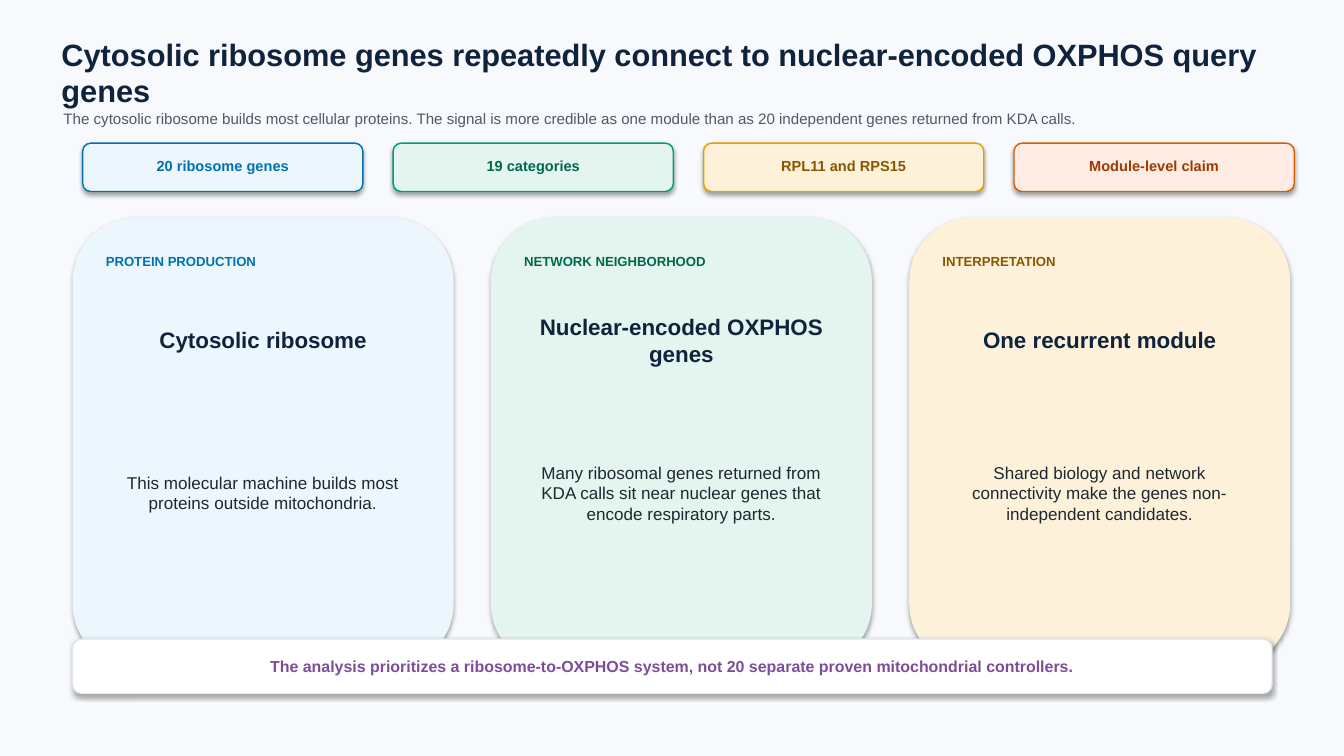
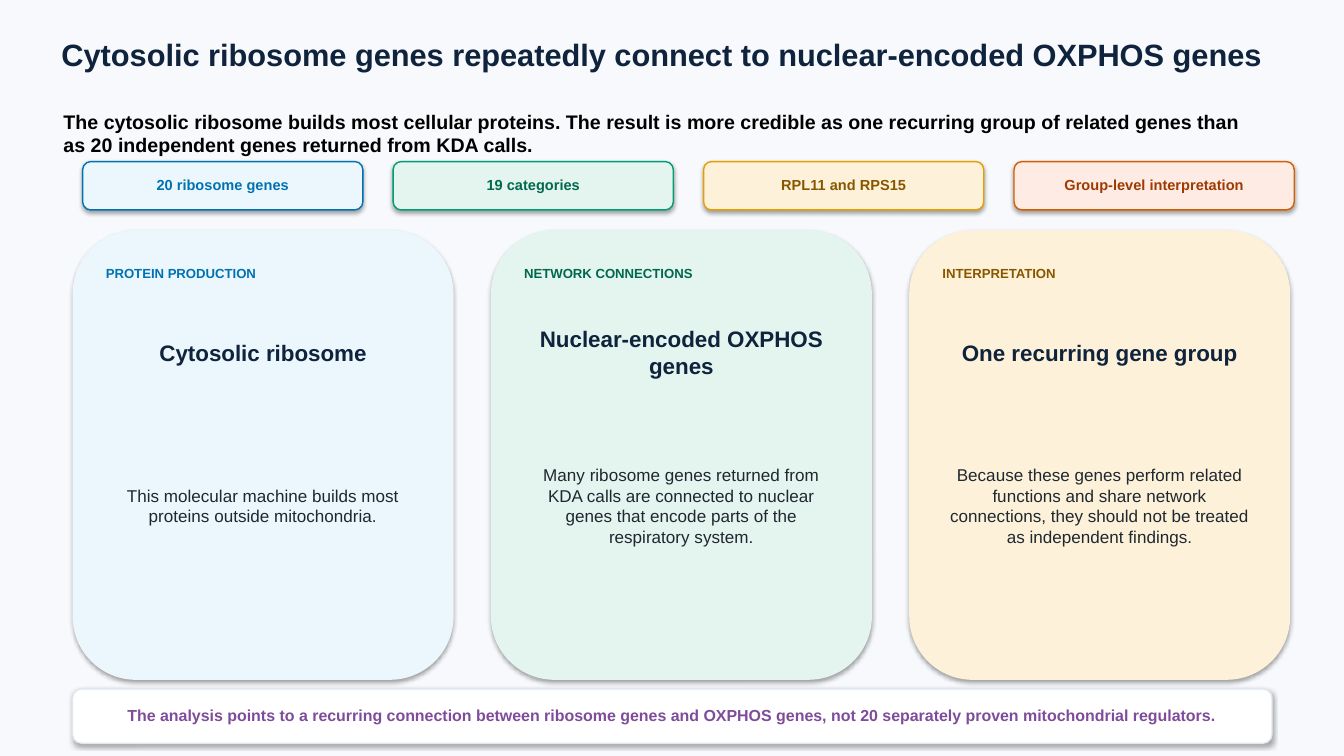
Before and after one commit to ericzhuang2010/alzheimer, a slide deck: slide 96 of docs/presentations/09162026/09162026_sex_apoe_kda_fine_broad.pptx (slide 91 before the commit). Drawn at 1344x756 pixels with LibreOffice and Linux fonts; fonts in the diff are those of the drawing. Boxes give left, top, right and bottom in pixels: in the first picture for what was removed or moved away, otherwise in the second. Text is boxed around its words. In the diff, an @@ line names an element or a change of style, - is before the commit and + after.

```diff
--- a/docs/presentations/09162026/09162026_sex_apoe_kda_fine_broad.pptx
+++ b/docs/presentations/09162026/09162026_sex_apoe_kda_fine_broad.pptx
@@ text at (61,43,1262,71): text changed @@
-Cytosolic ribosome genes repeatedly connect to nuclear-encoded OXPHOS query genes
+Cytosolic ribosome genes repeatedly connect to nuclear-encoded OXPHOS genes
@@ text at (63,114,1238,156): text changed; size 10.8 to 14 pt; text colour #4E5A68 to #000000; bold on @@
-The cytosolic ribosome builds most cellular proteins. The signal is more credible as one module than as 20 independent genes returned from KDA calls.
+The cytosolic ribosome builds most cellular proteins. The result is more credible as one recurring group of related genes than as 20 independent genes returned from KDA calls.
@@ 4 rounded rectangles, 3 texts: place and size @@
-4 rounded rectangles, 3 texts at (83,143,1295,192)
+4 rounded rectangles, 3 texts at (83,161,1295,210)
@@ text at (1064,179,1244,193): text changed @@
-Module-level claim
+Group-level interpretation
@@ 5 texts, 3 rounded rectangles: place and size @@
-5 texts, 3 rounded rectangles at (73,218,1291,667)
+5 texts, 3 rounded rectangles at (73,231,1291,681)
@@ text at (524,269,693,278): text changed @@
-NETWORK NEIGHBORHOOD
+NETWORK CONNECTIONS
@@ text at (962,344,1237,366): text changed @@
-One recurrent module
+One recurring gene group
@@ text at (543,468,819,547): text changed @@
-Many ribosomal genes returned from KDA calls sit near nuclear genes that encode respiratory parts.
+Many ribosome genes returned from KDA calls are connected to nuclear genes that encode parts of the respiratory system.
@@ text at (950,468,1248,547): text changed @@
-Shared biology and network connectivity make the genes non-independent candidates.
+Because these genes perform related functions and share network connections, they should not be treated as independent findings.
@@ rounded rectangle: place and size @@
-rounded rectangle at (73,639,1272,694)
+rounded rectangle at (73,689,1272,743)
@@ text at (127,709,1215,725): text changed @@
-The analysis prioritizes a ribosome-to-OXPHOS system, not 20 separate proven mitochondrial controllers.
+The analysis points to a recurring connection between ribosome genes and OXPHOS genes, not 20 separately proven mitochondrial regulators.
```
Also in this commit, not shown: 78 other slides changed, 7 slides added, 8 slides removed, 43 other files.
